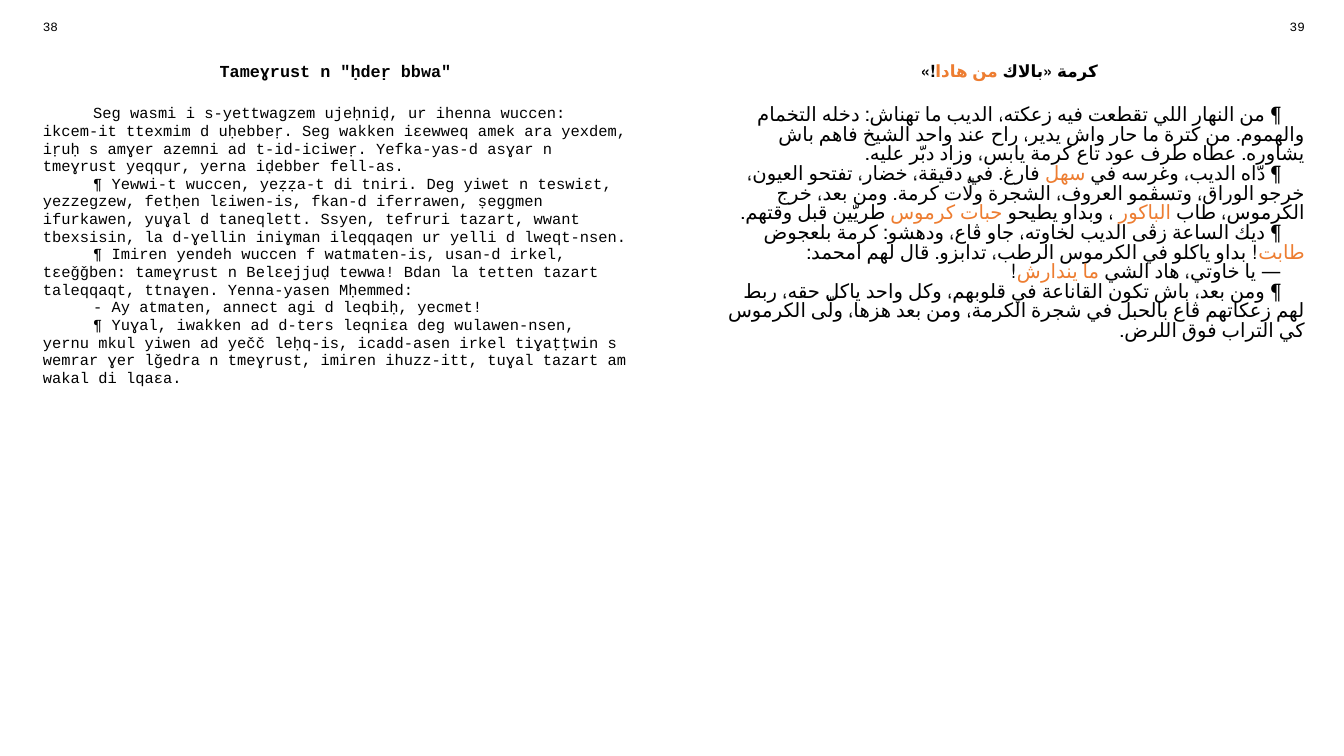
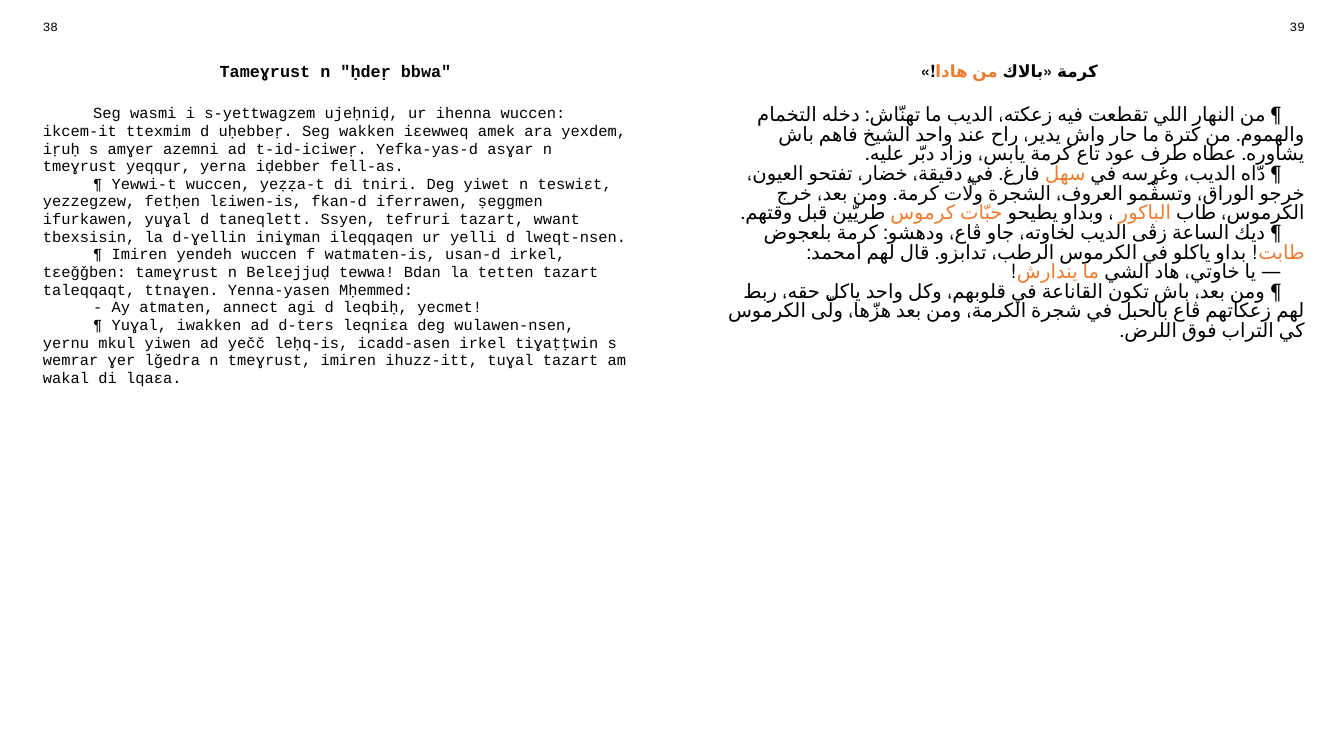
Before and after one commit to sferhah/tamacahut_n_wuccen, a slide deck: slide 15 of Uccen.ConsoleApp/Resources/pptx/uccen.arq.pptx. Drawn at 1344x756 pixels with LibreOffice and Linux fonts; fonts in the diff are those of the drawing. Boxes give left, top, right and bottom in pixels: in the first picture for what was removed or moved away, otherwise in the second. Text is boxed around its words. In the diff, an @@ line names an element or a change of style, - is before the commit and + after.

```diff
--- a/Uccen.ConsoleApp/Resources/pptx/uccen.arq.pptx
+++ b/Uccen.ConsoleApp/Resources/pptx/uccen.arq.pptx
@@ table at box(32, 16, 1315, 729) @@
-row 3, column 3: ¶ من النهار اللي تقطعت فيه زعكته، الديب ما تهناش: دخله التخمام والهموم. من كترة ما حار واش يدير، راح عند واحد الشيخ فاهم باش يشاوره. عطاه طرف عود تاع كرمة يابس، وزاد دبّر عليه. / ¶ دّاه الديب، وغرسه في سهل فارغ. في دقيقة، خضار، تفتحو العيون، خرجو الوراق، وتسڨمو العروف، الشجرة ولّات كرمة. ومن بعد، خرج الكرموس، طاب الباكور ، وبداو يطيحو حبات كرموس طريّين قبل وقتهم. / ¶ ديك الساعة زڨى الديب لخاوته، جاو ڨاع، ودهشو: كرمة بلعجوض طابت! بداو ياكلو في الكرموس الرطب، تدابزو. قال لهم امحمد: / — يا خاوتي، هاد الشي ما يندارش! / ¶ ومن بعد، باش تكون القاناعة في قلوبهم، وكل واحد ياكل حقه، ربط لهم زعكاتهم ڨاع بالحبل في شجرة الكرمة، ومن بعد هزها، ولّى الكرموس كي التراب فوق اللرض.
+row 3, column 3: ¶ من النهار اللي تقطعت فيه زعكته، الديب ما تهنّاش: دخله التخمام والهموم. من كترة ما حار واش يدير، راح عند واحد الشيخ فاهم باش يشاوره. عطاه طرف عود تاع كرمة يابس، وزاد دبّر عليه. / ¶ دّاه الديب، وغرسه في سهل فارغ. في دقيقة، خضار، تفتحو العيون، خرجو الوراق، وتسڨّمو العروف، الشجرة ولّات كرمة. ومن بعد، خرج الكرموس، طاب الباكور ، وبداو يطيحو حبّات كرموس طريّين قبل وقتهم. / ¶ ديك الساعة زڨى الديب لخاوته، جاو ڨاع، ودهشو: كرمة بلعجوض طابت! بداو ياكلو في الكرموس الرطب، تدابزو. قال لهم امحمد: / — يا خاوتي، هاد الشي ما يندارش! / ¶ ومن بعد، باش تكون القاناعة في قلوبهم، وكل واحد ياكل حقه، ربط لهم زعكاتهم ڨاع بالحبل في شجرة الكرمة، ومن بعد هزّها، ولّى الكرموس كي التراب فوق اللرض.
```
Also in this commit, not shown: 1 other slide changed, 1 other file.
